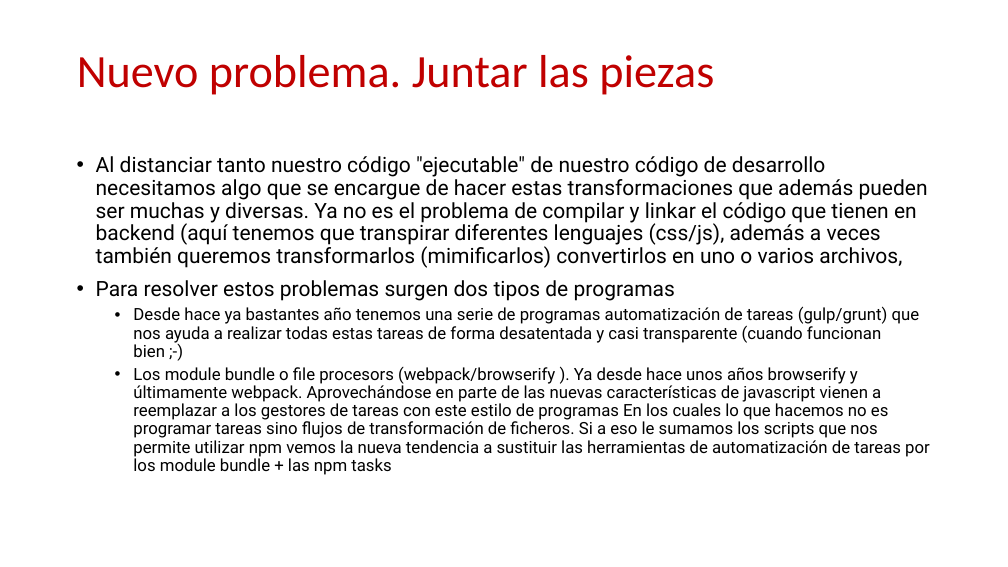
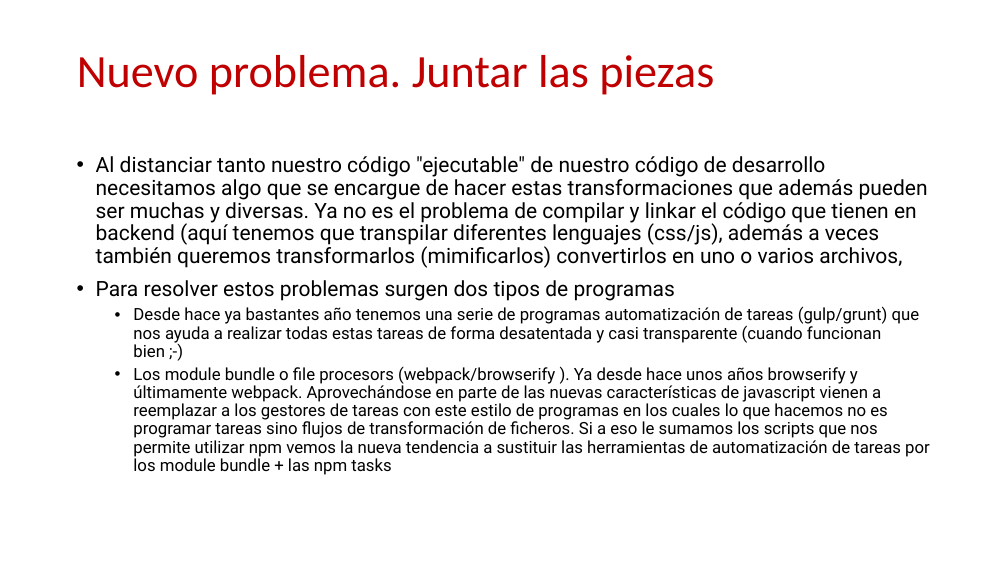
Before and after one commit to Robert-Freire/Introduction, a slide deck: slide 10 of resume.pptx (slide 11 before the commit). Drawn at 1008x567 pixels with LibreOffice and Linux fonts; fonts in the diff are those of the drawing; background and template pictures are left out. Boxes give left, top, right and bottom in pixels: in the first picture for what was removed or moved away, otherwise in the second. Text is boxed around its words. In the diff, an @@ line names an element or a change of style, - is before the commit and + after.

```diff
--- a/resume.pptx
+++ b/resume.pptx
@@ text at [96,156,928,268]: text changed @@
-• Al distanciar tanto nuestro código "ejecutable" de nuestro código de desarrollo necesitamos algo que se encargue de hacer estas transformaciones que además pueden ser muchas y diversas. Ya no es el problema de compilar y linkar el código que tienen en backend (aquí tenemos que transpirar diferentes lenguajes (css/js), además a veces también queremos transformarlos (mimificarlos) convertirlos en uno o varios archivos,
+• Al distanciar tanto nuestro código "ejecutable" de nuestro código de desarrollo necesitamos algo que se encargue de hacer estas transformaciones que además pueden ser muchas y diversas. Ya no es el problema de compilar y linkar el código que tienen en backend (aquí tenemos que transpilar diferentes lenguajes (css/js), además a veces también queremos transformarlos (mimificarlos) convertirlos en uno o varios archivos,
@@ text at [133,367,930,475]: text changed @@
-  • Los module bundle o file procesors (webpack/browserify ). Ya desde hace unos años browserify y últimamente webpack. Aprovechándose en parte de las nuevas características de javascript vienen a reemplazar a los gestores de tareas con este estilo de programas En los cuales lo que hacemos no es programar tareas sino flujos de transformación de ficheros. Si a eso le sumamos los scripts que nos permite utilizar npm vemos la nueva tendencia a sustituir las herramientas de automatización de tareas por los module bundle + las npm tasks
+  • Los module bundle o file procesors (webpack/browserify ). Ya desde hace unos años browserify y últimamente webpack. Aprovechándose en parte de las nuevas características de javascript vienen a reemplazar a los gestores de tareas con este estilo de programas en los cuales lo que hacemos no es programar tareas sino flujos de transformación de ficheros. Si a eso le sumamos los scripts que nos permite utilizar npm vemos la nueva tendencia a sustituir las herramientas de automatización de tareas por los module bundle + las npm tasks
```
Also in this commit, not shown: 4 other slides changed, 19 slides added, 24 slides removed, 3 other files.
